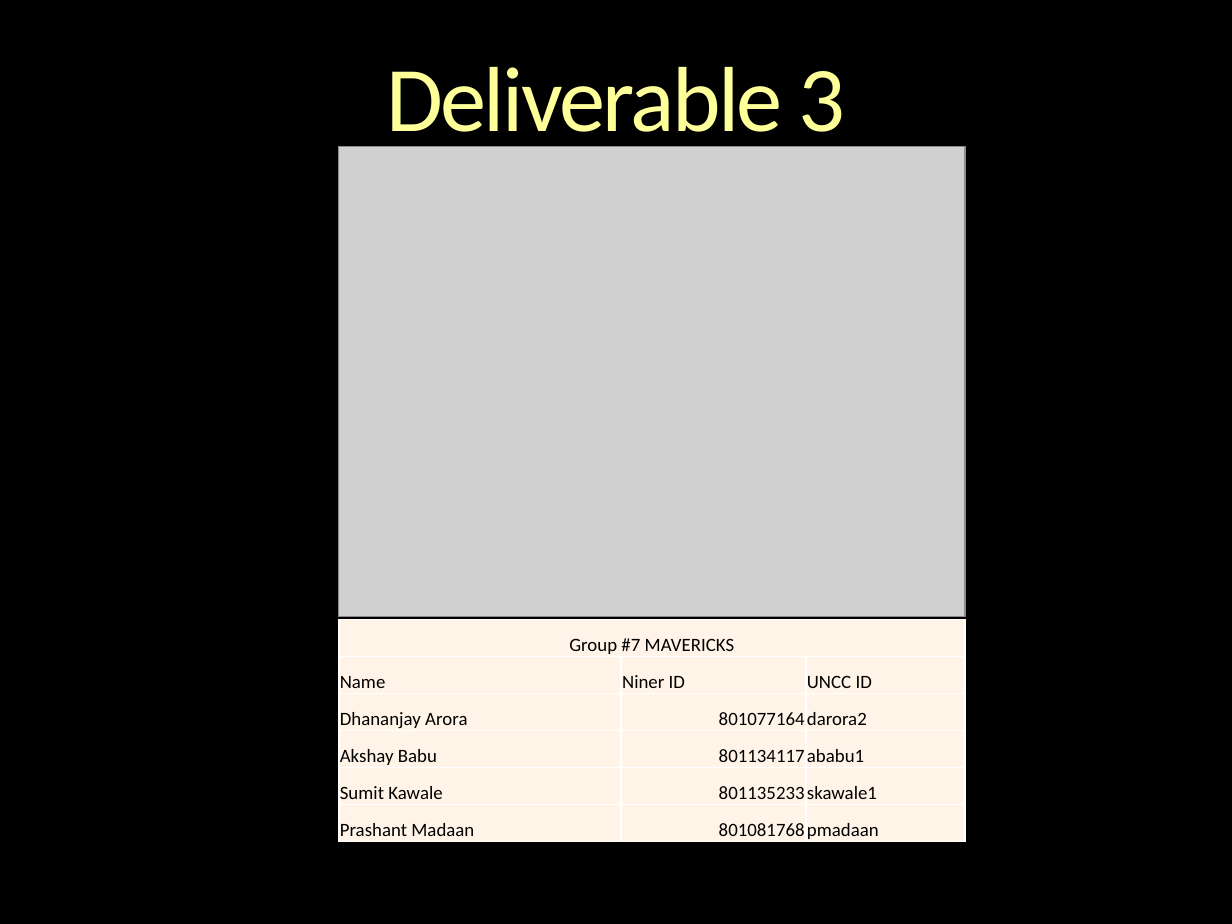
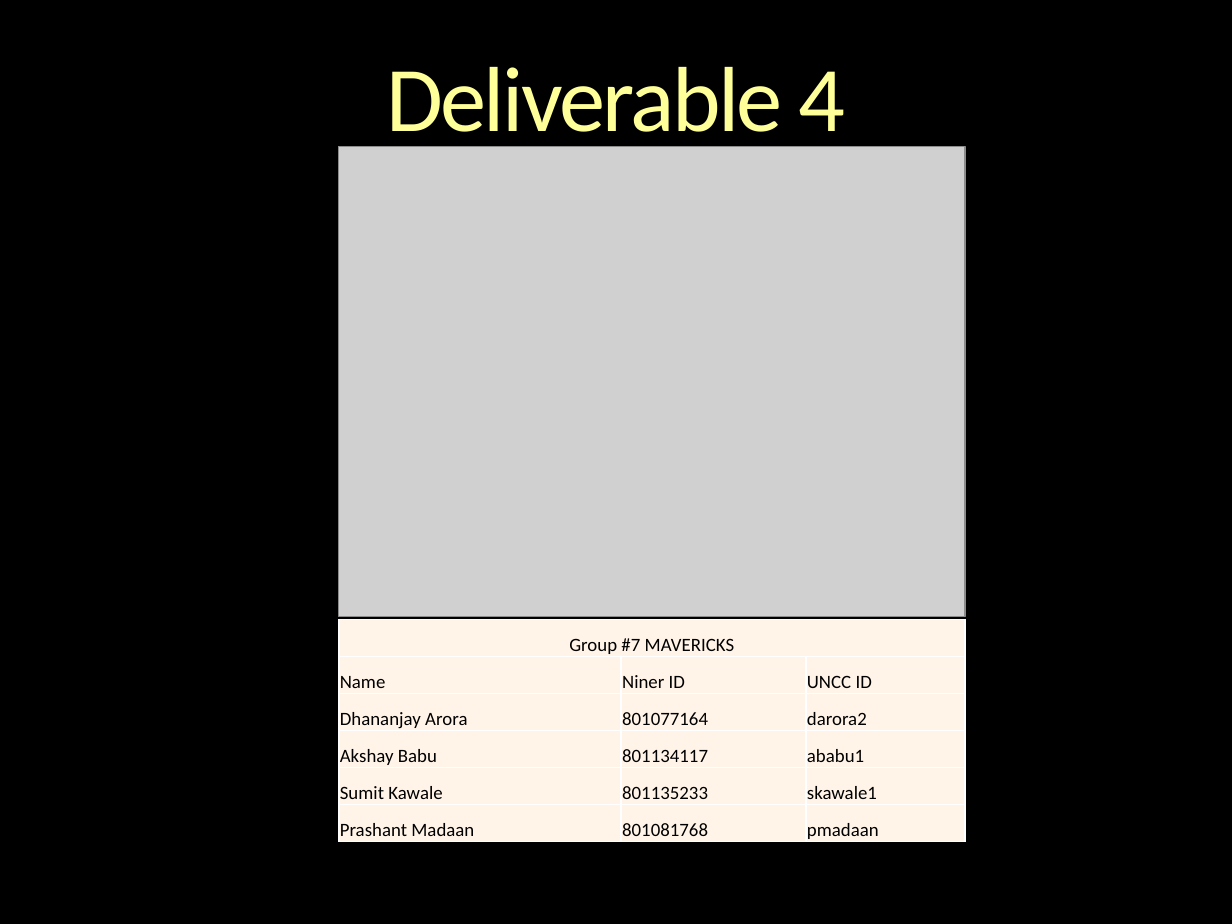
Before and after one commit to dhananjay-arora/Database-System, a slide deck: slide 1 of Group7.pptx. Drawn at 1232x924 pixels with LibreOffice and Linux fonts; fonts in the diff are those of the drawing; grey boxes stand for pictures; background and template pictures are left out. Boxes give left, top, right and bottom in pixels: in the first picture for what was removed or moved away, otherwise in the second. Text is boxed around its words. In the diff, an @@ line names an element or a change of style, - is before the commit and + after.

```diff
--- a/Group7.pptx
+++ b/Group7.pptx
@@ title at box(386, 67, 846, 153): text changed @@
-Deliverable 3
+Deliverable 4
@@ table at box(339, 620, 965, 843) @@
@@ alignment right to left @@
```
Also in this commit, not shown: 10 slides added, 1 other file.
